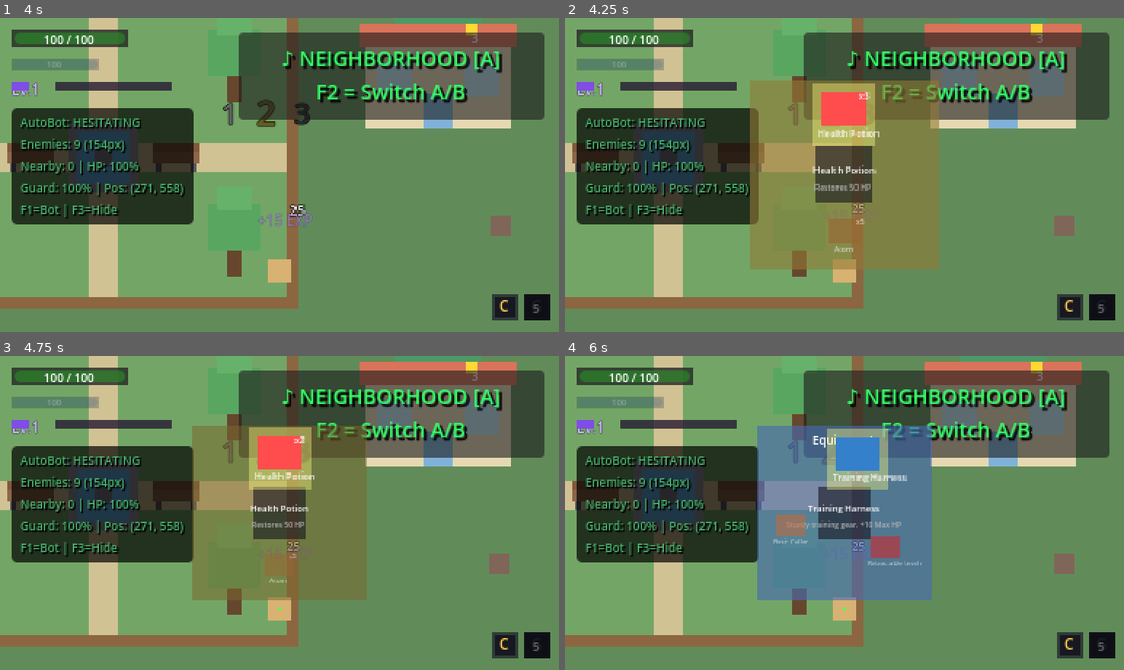
Above: before the commit, frames 1-4 (two rows, left to right).
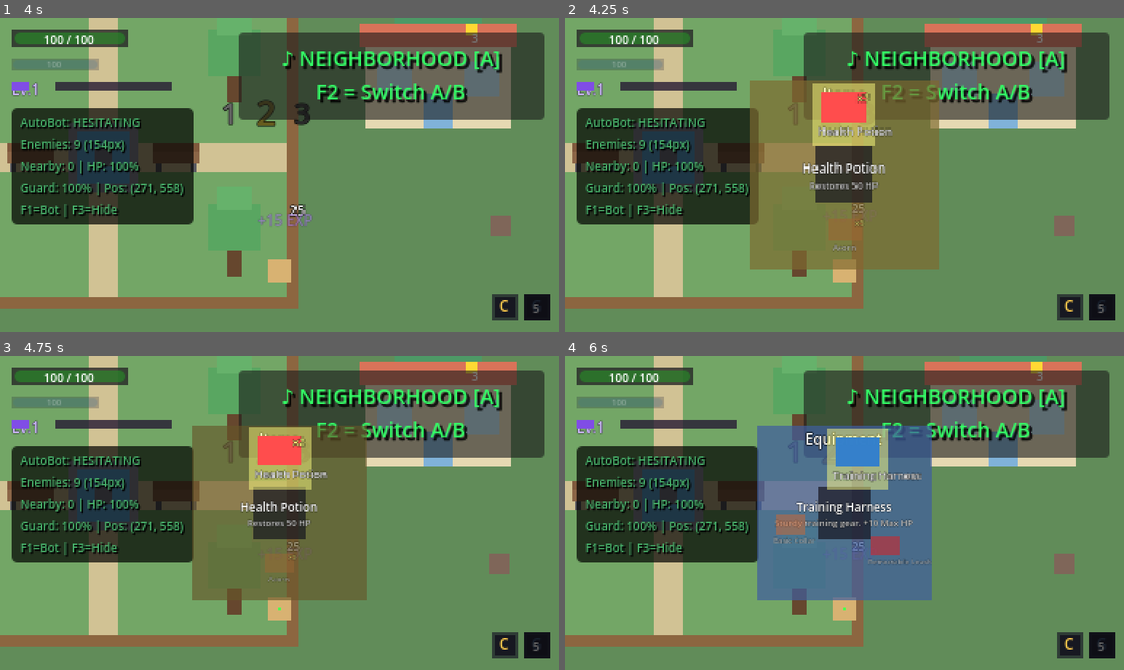
Above: after the commit, the same moments.

Repository: anthonyscry/momi-chronicles
Game: Godot game, scene res://ui/menus/title_screen.tscn
The game is run twice, just before and just after one commit, with the same random seed, the same clock (stepped at 60 frames per second) and the same inputs.
Inputs (mouse positions are in pixels of both pictures, inside the frame that each line leads up to):
- Up to frame 1 (4 s): tap Enter (ui_accept) at 0.5, 0.77, 1.52, 3.02, 3.77 s; move the mouse to (402, 159) at 0.52 s; hold D (move_right) 0.53-1.28 s; hold Space (attack) 0.53-1.28 s; click (402, 159) at 0.67 s; move the mouse to (167, 190) at 1.27 s; hold S (move_down) 1.28-2.03 s; tap V (block) at 1.35 s; move the mouse to (335, 105) at 2.02 s; hold D (move_right) 2.03-2.78 s; hold Q (cycle_companion) 2.03-2.78 s; move the mouse to (251, 237) at 2.77 s; hold W (move_up) 2.78-3.53 s; tap X (dodge) at 2.85 s; click (251, 237) at 2.92 s; move the mouse to (447, 222) at 3.52 s; hold A (move_left) from 3.53 s (still down); hold E (interact) from 3.53 s (still down)
- Up to frame 2 (4.25 s): keep holding A (move_left); keep holding E (interact); tap Tab (ring_menu) at 4.15 s
- Up to frame 3 (4.75 s): keep holding A (move_left); move the mouse to (111, 465) at 4.27 s; release E (interact) at 4.28 s; tap Shift (run) at 4.35 s; tap Enter (ui_accept) at 4.52 s
- Up to frame 4 (6 s): move the mouse to (872, 513) at 5.02 s; release A (move_left) at 5.03 s; hold S (move_down) 5.03-5.78 s; hold Right mouse button (special_attack) 5.03-5.78 s; click (872, 513) at 5.17 s; tap Enter (ui_accept) at 5.75 s; move the mouse to (760, 434) at 5.77 s; hold D (move_right) from 5.78 s (still down); tap Space (attack) at 5.85 s

Frame 1 is identical in both runs. In frame 2, 1.3% of the frame differs, in the area x 42-59%, y 22-75%; in frame 3, 1.2%; in frame 4, 1.8%, in the area x 37-66%, y 24-67%.

Commit message:
style(ring-menu): improve text readability
- Increase font sizes (5-8px → 6-10px)
- Add black outlines to all text for contrast
- Increase background opacity slightly (35% → 50%)
- Brighter description text color

Diff:
--- a/ui/ring_menu/ring_item.tscn
+++ b/ui/ring_menu/ring_item.tscn
@@ -15,31 +15,36 @@
 offset_top = -3.0
 offset_right = 31.0
 offset_bottom = 31.0
-color = Color(1, 1, 0.5, 0.4)
+color = Color(1, 1, 0.5, 0.5)
 
 [node name="Icon" type="ColorRect" parent="."]
 layout_mode = 0
 offset_left = 2.0
 offset_top = 2.0
 offset_right = 26.0
-offset_bottom = 20.0
+offset_bottom = 18.0
 color = Color(0.4, 0.8, 0.4, 1)
 
 [node name="Label" type="Label" parent="."]
 layout_mode = 0
-offset_top = 20.0
+offset_top = 18.0
 offset_right = 28.0
 offset_bottom = 28.0
-theme_override_font_sizes/font_size = 5
+theme_override_colors/font_outline_color = Color(0, 0, 0, 1)
+theme_override_constants/outline_size = 1
+theme_override_font_sizes/font_size = 6
 text = "Item"
 horizontal_alignment = 1
 
 [node name="QuantityLabel" type="Label" parent="."]
 visible = false
 layout_mode = 0
-offset_left = 18.0
+offset_left = 16.0
 offset_right = 28.0
-offset_bottom = 8.0
-theme_override_font_sizes/font_size = 5
+offset_bottom = 10.0
+theme_override_colors/font_color = Color(1, 1, 0.5, 1)
+theme_override_colors/font_outline_color = Color(0, 0, 0, 1)
+theme_override_constants/outline_size = 1
+theme_override_font_sizes/font_size = 6
 text = "x1"
 horizontal_alignment = 2
--- a/ui/ring_menu/ring_menu.tscn
+++ b/ui/ring_menu/ring_menu.tscn
@@ -25,7 +25,7 @@
 anchors_preset = 15
 anchor_right = 1.0
 anchor_bottom = 1.0
-color = Color(0.02, 0.02, 0.05, 0.35)
+color = Color(0.02, 0.02, 0.05, 0.5)
 
 [node name="RingGlow" type="ColorRect" parent="Container"]
 layout_mode = 1
@@ -40,36 +40,42 @@
 offset_top = 42.0
 offset_right = 78.0
 offset_bottom = 78.0
-color = Color(0.08, 0.08, 0.12, 0.6)
+color = Color(0.08, 0.08, 0.12, 0.7)
 
 [node name="RingLabel" type="Label" parent="Container"]
 layout_mode = 0
 offset_left = 0.0
-offset_top = 4.0
+offset_top = 2.0
 offset_right = 120.0
-offset_bottom = 16.0
-theme_override_font_sizes/font_size = 8
+offset_bottom = 14.0
+theme_override_colors/font_outline_color = Color(0, 0, 0, 1)
+theme_override_constants/outline_size = 2
+theme_override_font_sizes/font_size = 10
 text = "Items"
 horizontal_alignment = 1
 
 [node name="ItemNameLabel" type="Label" parent="Container"]
 layout_mode = 0
-offset_left = 20.0
-offset_top = 52.0
-offset_right = 100.0
-offset_bottom = 64.0
-theme_override_font_sizes/font_size = 6
+offset_left = 10.0
+offset_top = 50.0
+offset_right = 110.0
+offset_bottom = 62.0
+theme_override_colors/font_outline_color = Color(0, 0, 0, 1)
+theme_override_constants/outline_size = 1
+theme_override_font_sizes/font_size = 8
 text = "Item Name"
 horizontal_alignment = 1
 
 [node name="ItemDescLabel" type="Label" parent="Container"]
 layout_mode = 0
-offset_left = 10.0
-offset_top = 64.0
-offset_right = 110.0
-offset_bottom = 76.0
-theme_override_font_sizes/font_size = 5
-theme_override_colors/font_color = Color(0.7, 0.7, 0.7, 1)
-text = "Item description"
+offset_left = 5.0
+offset_top = 62.0
+offset_right = 115.0
+offset_bottom = 74.0
+theme_override_font_sizes/font_size = 6
+theme_override_colors/font_color = Color(0.8, 0.8, 0.8, 1)
+theme_override_colors/font_outline_color = Color(0, 0, 0, 0.8)
+theme_override_constants/outline_size = 1
+text = "Description"
 horizontal_alignment = 1
 autowrap_mode = 2
Binary file added: screenshot.png
Not shown, added: take_screenshot.ps1
